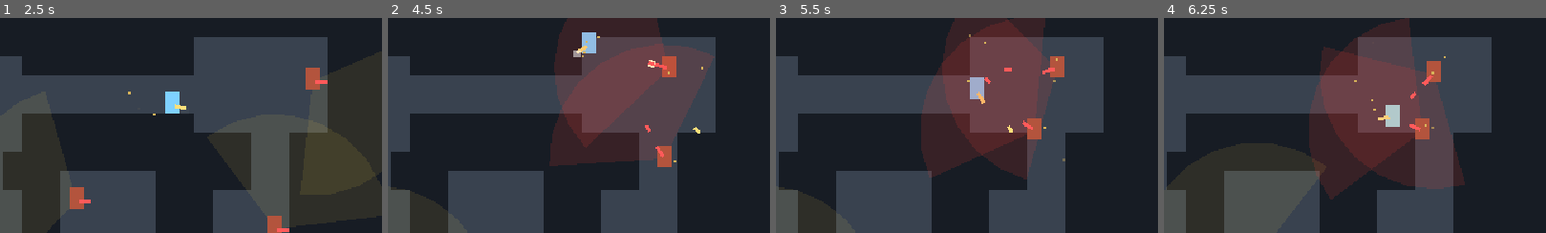
Above: before the commit, frames 1-4 (left to right).
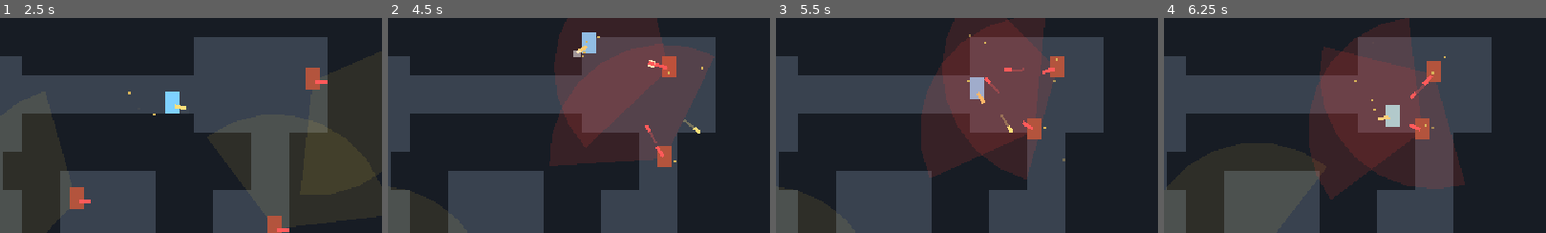
Above: after the commit, the same moments.

Repository: 1qw234e3/squid-rogue
Game: Godot game, scene res://scenes/m0/M0Arena.tscn
Same seed, same stepped clock (60 frames per second), same inputs: the game is played once before the commit and once after it.
Inputs (mouse positions are % of the whole screen's width and height, from its top left):
- Up to frame 1 (2.5 s): tap Enter at 0.5 s; move the mouse to (72, 45) at 0.52 s; press the mouse at (72, 45) at 0.53 s; hold D (move_right) 0.53-1.28 s; tap Space (roll) at 0.6, 1.55 s; move the mouse to (30, 55) at 1.27 s; release the mouse at (30, 55) at 1.28 s; hold S (move_down) 1.28-2.03 s; click (30, 55) at 1.35 s; move the mouse to (60, 28) at 2.02 s; press the mouse at (60, 28) at 2.03 s; hold D (move_right) from 2.03 s (still down); tap E (interact) at 2.1 s
- Up to frame 2 (4.5 s): move the mouse to (45, 70) at 2.77 s; release D (move_right) at 2.78 s; release the mouse at (45, 70) at 2.78 s; hold W (move_up) 2.78-3.53 s; tap Space (roll) at 2.85 s; click (45, 70) at 2.92 s; move the mouse to (80, 65) at 3.52 s; press the mouse at (80, 65) at 3.53 s; hold A (move_left) from 3.53 s (still down); move the mouse to (20, 35) at 4.27 s; release the mouse at (20, 35) at 4.28 s; tap J at 4.35 s; click (20, 35) at 4.42 s
- Up to frame 3 (5.5 s): tap Space (roll) at 4.55, 5.1 s; move the mouse to (55, 50) at 5.02 s; release A (move_left) at 5.03 s; press the mouse at (55, 50) at 5.03 s; hold S (move_down) from 5.03 s (still down)
- Up to frame 4 (6.25 s): move the mouse to (35, 25) at 5.77 s; release S (move_down) at 5.78 s; release the mouse at (35, 25) at 5.78 s; hold D (move_right) from 5.78 s (still down); click (35, 25) at 5.85 s; tap Space (roll) at 6.05 s
The pictures show only the part of the screen within x 17-67%, y 0-50%; the shares and areas given below are measured in that part.

Frame 1 is identical in both runs. In frame 2, less than 0.1% of the frame differs, in the area x 68-81%, y 20-59%; in frame 3, 0.1%, in the area x 55-65%, y 23-51%; in frame 4, less than 0.1%.

Commit message:
[m0] F1调参面板 + 5个占位音效 + 子弹拖尾
- Tune autoload:移速/屏震/hitstop/射速/弹速/击退 滑条实时生效,
  重开局不丢值,一键打印当前值方便抄回设计文档 §12
- 代码合成的 8-bit 占位音效:开枪/命中/击杀/翻滚/警觉,
  随机变调,守卫枪声低八度便于听声辨位
- 子弹加拖尾,高速弹道不隐形

Co-Authored-By: Claude Fable 5 <noreply@anthropic.com>

Diff:
--- a/project.godot
+++ b/project.godot
@@ -13,6 +13,7 @@
 
 EventBus="*res://scripts/autoload/event_bus.gd"
 Game="*res://scripts/autoload/game.gd"
+Tune="*res://scripts/autoload/tune.gd"
 
 [display]
 
--- a/scripts/actors/guard.gd
+++ b/scripts/actors/guard.gd
@@ -155,6 +155,7 @@
 		return
 	state = State.CHASE
 	cone.color = Color(1.0, 0.25, 0.2, 0.14)  # 视锥变红 = 已警觉
+	Game.play_sfx("alert")
 
 
 func _enter_chase() -> void:
@@ -169,7 +170,7 @@
 	if hp <= 0:
 		return
 	hp -= dmg
-	global_position += from_dir * 4.0  # 轻微击退
+	global_position += from_dir * 4.0 * Tune.knockback_scale  # 击退,力度走调参面板
 	modulate = Color(3, 3, 3)  # 受击白闪
 	var tw := create_tween()
 	tw.tween_property(self, "modulate", Color(1, 1, 1), 0.12)
@@ -180,6 +181,7 @@
 
 func _die() -> void:
 	EventBus.guard_died.emit(self)
+	Game.play_sfx("kill")
 	# 40% 掉武器:反杀的核心奖励(设计文档 §3.7:反杀守卫掉落)
 	if randf() < 0.4:
 		var p := Pickup.new()
--- a/scripts/actors/player.gd
+++ b/scripts/actors/player.gd
@@ -4,7 +4,6 @@
 
 const Weapon := preload("res://scripts/combat/weapon.gd")
 
-const SPEED := 90.0
 const ROLL_SPEED := 230.0
 const ROLL_TIME := 0.4
 const ROLL_CD := 1.5
@@ -51,17 +50,19 @@
 			rolling = false
 			body_rect.modulate.a = 1.0
 	else:
-		velocity = move * SPEED + knockback
+		velocity = move * Tune.player_speed + knockback  # 移速走调参面板,F1 实时调
 		if Input.is_action_just_pressed("roll") and roll_cd <= 0.0 and move != Vector2.ZERO:
 			rolling = true
 			roll_dir = move.normalized()
 			roll_timer = ROLL_TIME
 			roll_cd = ROLL_CD
 			body_rect.modulate.a = 0.45  # 半透明 = 无敌帧的视觉提示
+			Game.play_sfx("roll")
 	knockback = knockback.move_toward(Vector2.ZERO, 600.0 * delta)
 	move_and_slide()
 	_update_aim()
-	if not rolling and Input.is_action_pressed("shoot"):
+	# 鼠标悬在调参面板上时停火,不然拖滑条会一直放枪
+	if not rolling and Input.is_action_pressed("shoot") and not Tune.mouse_over_panel():
 		weapon.try_fire()
 	if Input.is_action_just_pressed("interact"):
 		_try_pickup()
@@ -93,9 +94,10 @@
 	if rolling or hp <= 0:
 		return  # 翻滚期间免伤 = 无敌帧
 	hp -= dmg
-	knockback = from_dir * 140.0
+	knockback = from_dir * 140.0 * Tune.knockback_scale
 	EventBus.player_hp_changed.emit(hp, MAX_HP)
 	Game.shake(3.0)
+	Game.play_sfx("hit", 0.6)  # 低音调区分"我挨打"和"我打中"
 	modulate = Color(3, 3, 3)  # 受击白闪
 	var tw := create_tween()
 	tw.tween_property(self, "modulate", Color(1, 1, 1), 0.15)
--- a/scripts/autoload/game.gd
+++ b/scripts/autoload/game.gd
@@ -2,13 +2,46 @@
 ## 全局服务(autoload):输入注册、屏震转发、hitstop、中文 UI 字体。
 ## 输入用代码注册而不是写在 project.godot 里,方便统一管理死区和双输入(键鼠 + 手柄)。
 
+const SFX_PATHS := {
+	"shoot": "res://assets/sfx/shoot.wav",
+	"hit": "res://assets/sfx/hit.wav",
+	"kill": "res://assets/sfx/kill.wav",
+	"roll": "res://assets/sfx/roll.wav",
+	"alert": "res://assets/sfx/alert.wav",
+}
+
 var camera: Camera2D
 var _hitstopping := false
 var _ui_font: SystemFont
+var _sfx_players: Array = []
+var _sfx_streams := {}
+var _sfx_index := 0
 
 
 func _enter_tree() -> void:
 	_setup_inputs()
+
+
+func _ready() -> void:
+	# 一个小播放器池轮转使用,连发时音效不会互相掐断
+	for i in 8:
+		var p := AudioStreamPlayer.new()
+		p.volume_db = -8.0
+		add_child(p)
+		_sfx_players.append(p)
+	# 启动时全部预载:第一枪不卡顿,加载失败也能在启动时立刻暴露
+	for key in SFX_PATHS:
+		_sfx_streams[key] = load(SFX_PATHS[key])
+		assert(_sfx_streams[key] != null, "音效加载失败: " + SFX_PATHS[key])
+
+
+## 播放占位音效,带轻微随机变调,连续开枪不会像机器
+func play_sfx(sfx: String, pitch := 1.0) -> void:
+	var p: AudioStreamPlayer = _sfx_players[_sfx_index]
+	_sfx_index = (_sfx_index + 1) % _sfx_players.size()
+	p.stream = _sfx_streams[sfx]
+	p.pitch_scale = pitch * randf_range(0.92, 1.08)
+	p.play()
 
 
 ## Godot 默认字体不含中文,用系统字体兜底(macOS 是 PingFang SC)
@@ -21,17 +54,17 @@
 
 func shake(amount: float) -> void:
 	if amount > 0.0 and is_instance_valid(camera):
-		camera.add_shake(amount)
+		camera.add_shake(amount * Tune.shake_scale)
 
 
 ## 命中停顿:全局时间放慢一瞬再恢复——打击感三件套之一(设计文档 §6:命中 0.05s hitstop)
-func hitstop(duration := 0.05) -> void:
-	if _hitstopping:
+func hitstop() -> void:
+	if _hitstopping or Tune.hitstop_duration <= 0.0:
 		return
 	_hitstopping = true
 	Engine.time_scale = 0.05
 	# ignore_time_scale = true,否则这个计时器自己也被放慢了
-	await get_tree().create_timer(duration, true, false, true).timeout
+	await get_tree().create_timer(Tune.hitstop_duration, true, false, true).timeout
 	Engine.time_scale = 1.0
 	_hitstopping = false
 
--- /dev/null
+++ b/scripts/autoload/tune.gd
@@ -0,0 +1,94 @@
+extends CanvasLayer
+## F1 调参面板(autoload):手感参数做成滑条、实时生效,把迭代从"改码重启"
+## 变成"边玩边拖"。挂成 autoload 是为了按 R 重开局后调好的值不丢。
+## 调满意后点"打印当前值",把数值抄回设计文档 §12。
+
+var player_speed := 90.0
+var shake_scale := 1.0
+var hitstop_duration := 0.05
+var fire_rate_scale := 1.0
+var bullet_speed_scale := 1.0
+var knockback_scale := 1.0
+
+var panel: PanelContainer
+
+
+func _ready() -> void:
+	layer = 100
+	visible = false
+	panel = PanelContainer.new()
+	panel.position = Vector2(8, 50)
+	add_child(panel)
+	var vbox := VBoxContainer.new()
+	panel.add_child(vbox)
+	var title := Label.new()
+	title.text = "调参面板(F1 开关)"
+	_style(title, 10)
+	vbox.add_child(title)
+	_add_slider(vbox, "移动速度", 50.0, 160.0, 1.0, player_speed, func(v: float) -> void: player_speed = v)
+	_add_slider(vbox, "屏震幅度 x", 0.0, 3.0, 0.05, shake_scale, func(v: float) -> void: shake_scale = v)
+	_add_slider(vbox, "hitstop 秒", 0.0, 0.15, 0.005, hitstop_duration, func(v: float) -> void: hitstop_duration = v)
+	_add_slider(vbox, "射速 x", 0.5, 2.5, 0.05, fire_rate_scale, func(v: float) -> void: fire_rate_scale = v)
+	_add_slider(vbox, "子弹速度 x", 0.5, 2.0, 0.05, bullet_speed_scale, func(v: float) -> void: bullet_speed_scale = v)
+	_add_slider(vbox, "击退力度 x", 0.0, 3.0, 0.05, knockback_scale, func(v: float) -> void: knockback_scale = v)
+	var btn := Button.new()
+	btn.text = "打印当前值到控制台"
+	_style(btn, 9)
+	btn.pressed.connect(_print_values)
+	vbox.add_child(btn)
+
+
+func _unhandled_input(event: InputEvent) -> void:
+	if event is InputEventKey and event.pressed and not event.echo and event.physical_keycode == KEY_F1:
+		visible = not visible
+
+
+## 鼠标悬在面板上时玩家停火,否则拖滑条会一直放枪
+func mouse_over_panel() -> bool:
+	return visible and panel.get_global_rect().has_point(panel.get_global_mouse_position())
+
+
+func _style(control: Control, font_size: int) -> void:
+	control.add_theme_font_override("font", Game.ui_font())
+	control.add_theme_font_size_override("font_size", font_size)
+
+
+func _add_slider(vbox: VBoxContainer, text: String, minv: float, maxv: float, step: float, initial: float, setter: Callable) -> void:
+	var row := HBoxContainer.new()
+	vbox.add_child(row)
+	var name_label := Label.new()
+	name_label.text = text
+	name_label.custom_minimum_size = Vector2(80, 0)
+	_style(name_label, 9)
+	row.add_child(name_label)
+	var slider := HSlider.new()
+	slider.min_value = minv
+	slider.max_value = maxv
+	slider.step = step
+	slider.value = initial
+	slider.custom_minimum_size = Vector2(130, 12)
+	slider.size_flags_vertical = Control.SIZE_SHRINK_CENTER
+	row.add_child(slider)
+	var value_label := Label.new()
+	value_label.text = _fmt(initial)
+	value_label.custom_minimum_size = Vector2(40, 0)
+	_style(value_label, 9)
+	row.add_child(value_label)
+	slider.value_changed.connect(func(v: float) -> void:
+		setter.call(v)
+		value_label.text = _fmt(v)
+	)
+
+
+func _fmt(v: float) -> String:
+	return ("%.3f" % v).rstrip("0").rstrip(".")
+
+
+func _print_values() -> void:
+	print("=== 手感参数(抄回设计文档 §12)===")
+	print("移动速度: %.0f px/s" % player_speed)
+	print("屏震幅度: x%.2f" % shake_scale)
+	print("hitstop: %.3f s" % hitstop_duration)
+	print("射速: x%.2f" % fire_rate_scale)
+	print("子弹速度: x%.2f" % bullet_speed_scale)
+	print("击退力度: x%.2f" % knockback_scale)
--- a/scripts/combat/bullet.gd
+++ b/scripts/combat/bullet.gd
@@ -25,7 +25,7 @@
 	global_position = pos
 	rotation = ang
 	dir = Vector2.from_angle(ang)
-	speed = stats.bullet_speed
+	speed = stats.bullet_speed * Tune.bullet_speed_scale
 	damage = stats.damage
 	color = stats.color
 	shooter_group = group
@@ -41,6 +41,8 @@
 
 
 func _draw() -> void:
+	# 拖尾:子弹快起来也看得清弹道
+	draw_line(Vector2(-14, 0), Vector2(-3, 0), Color(color.r, color.g, color.b, 0.3), 2.0)
 	draw_rect(Rect2(-3, -1.5, 6, 3), color)
 
 
@@ -50,6 +52,7 @@
 	if body.has_method("take_damage"):
 		body.take_damage(damage, dir)
 		Game.hitstop()
+		Game.play_sfx("hit")
 	_spawn_hit_fx()
 	queue_free()
 
--- a/scripts/combat/weapon.gd
+++ b/scripts/combat/weapon.gd
@@ -63,13 +63,14 @@
 func try_fire() -> void:
 	if cooldown > 0.0:
 		return
-	cooldown = 1.0 / float(stats.fire_rate)
+	cooldown = 1.0 / (float(stats.fire_rate) * Tune.fire_rate_scale)
 	for i in int(stats.bullets):
 		var ang: float = rotation + randf_range(-stats.spread, stats.spread)
 		var b := Bullet.new()
 		get_tree().current_scene.add_child(b)
 		b.launch(global_position + Vector2.from_angle(ang) * 12.0, ang, stats, shooter_group, bullet_mask)
 	Game.shake(stats.shake)
+	Game.play_sfx("shoot", 0.8 if shooter_group == "guards" else 1.0)  # 守卫枪声调低,听声辨位
 	_muzzle_flash()
 	_eject_shell()
 
Not shown, added: scripts/autoload/tune.gd.uid
Not shown, added: assets/sfx/alert.wav
Not shown, added: assets/sfx/hit.wav
Not shown, added: assets/sfx/kill.wav
Not shown, added: assets/sfx/roll.wav
Not shown, added: assets/sfx/shoot.wav
